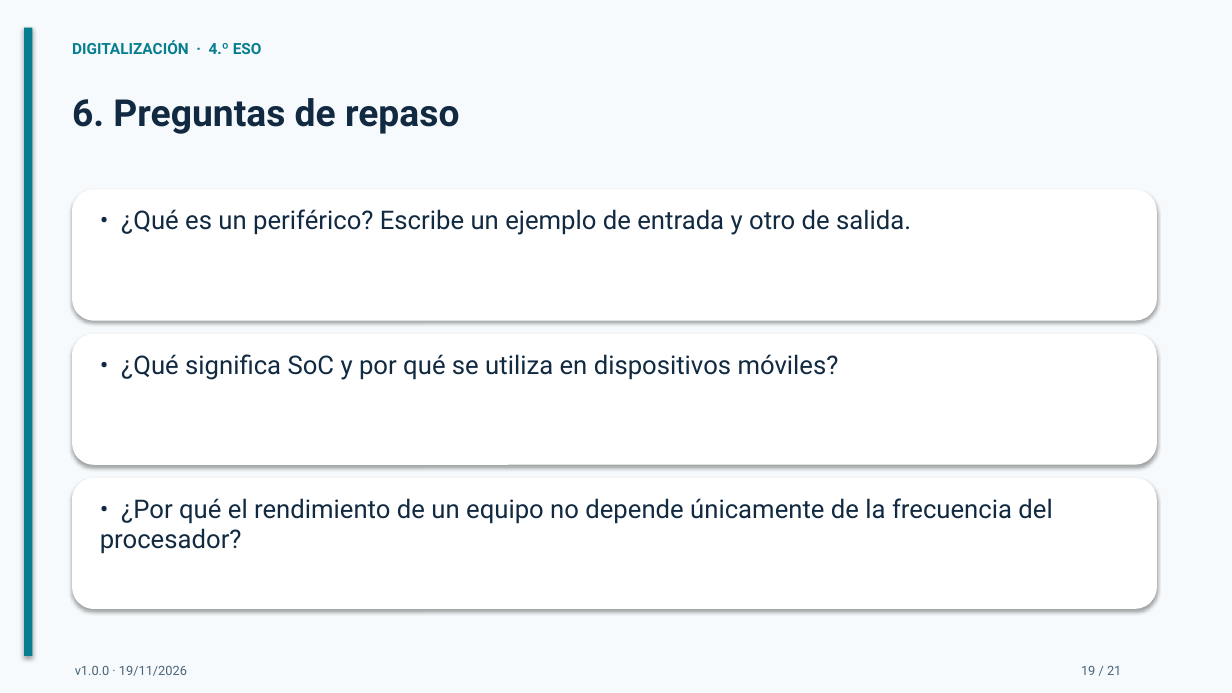
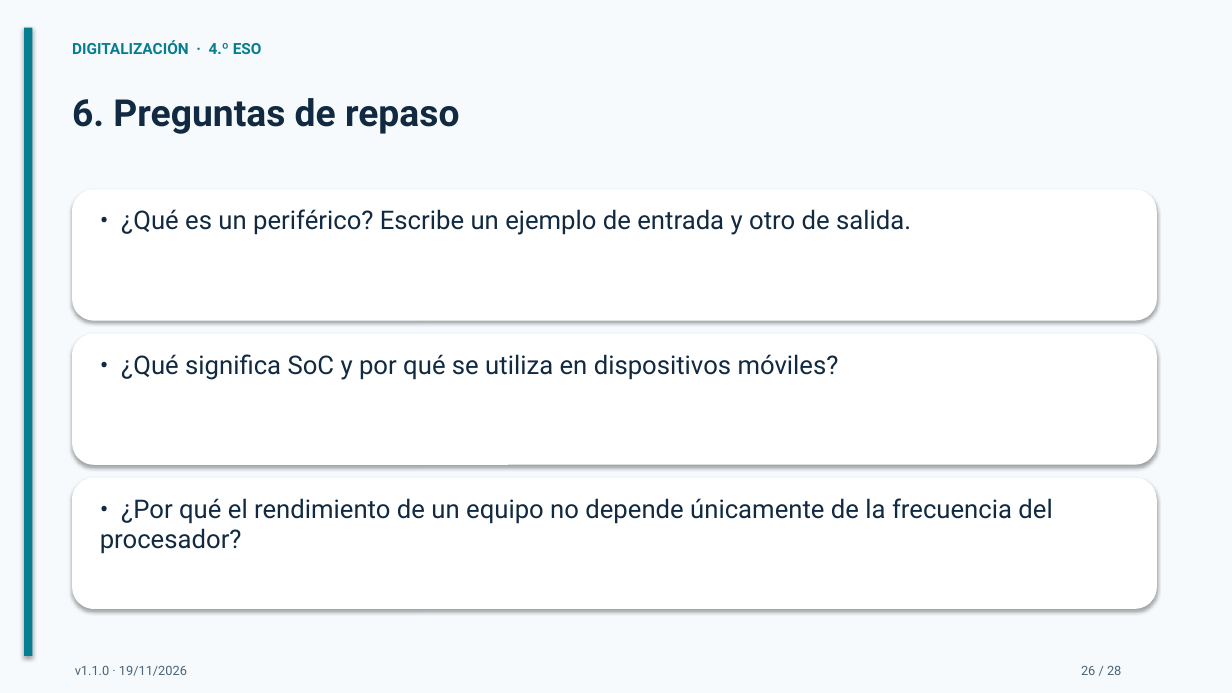
Before and after one commit to bitschips/digitaliza4, a slide deck: slide 26 of temas/tema-01-arquitectura-de-ordenadores/presentaciones/tema-01-arquitectura-de-ordenadores.pptx (slide 19 before the commit). Drawn at 1232x693 pixels with LibreOffice and Linux fonts; fonts in the diff are those of the drawing. Boxes give left, top, right and bottom in pixels: in the first picture for what was removed or moved away, otherwise in the second. Text is boxed around its words. In the diff, an @@ line names an element or a change of style, - is before the commit and + after.

```diff
--- a/temas/tema-01-arquitectura-de-ordenadores/presentaciones/tema-01-arquitectura-de-ordenadores.pptx
+++ b/temas/tema-01-arquitectura-de-ordenadores/presentaciones/tema-01-arquitectura-de-ordenadores.pptx
@@ text at [75,666,187,676]: text changed @@
-v1.0.0 · 19/11/2026
+v1.1.0 · 19/11/2026
@@ text at [1081,666,1121,675]: text changed @@
-19 / 21
+26 / 28
```
Also in this commit, not shown: 20 other slides changed, 7 slides added, 2 other files.
